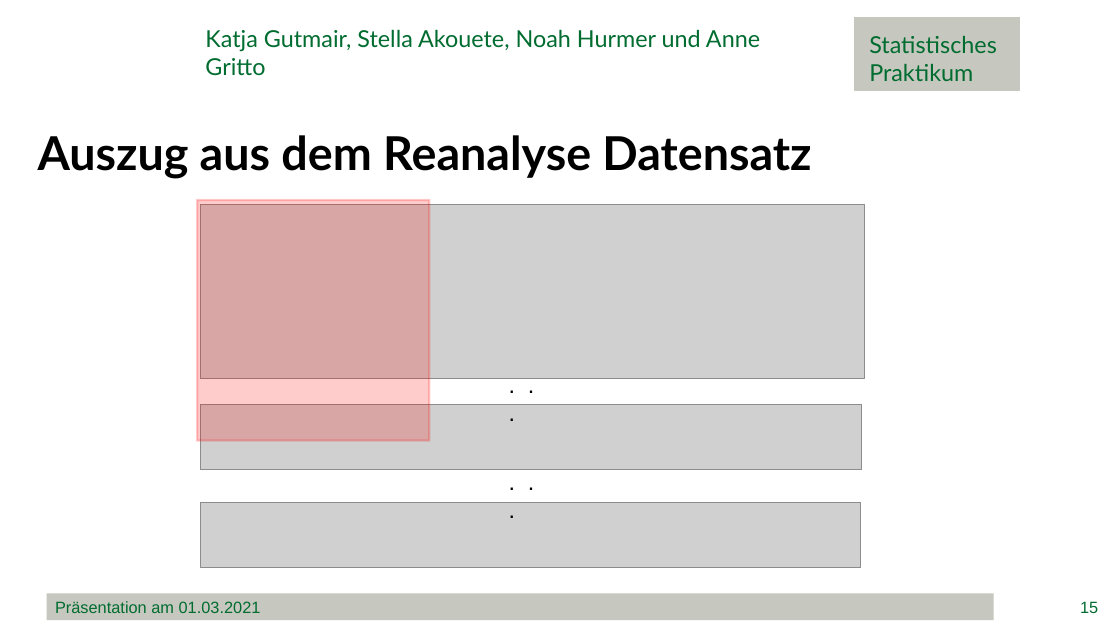
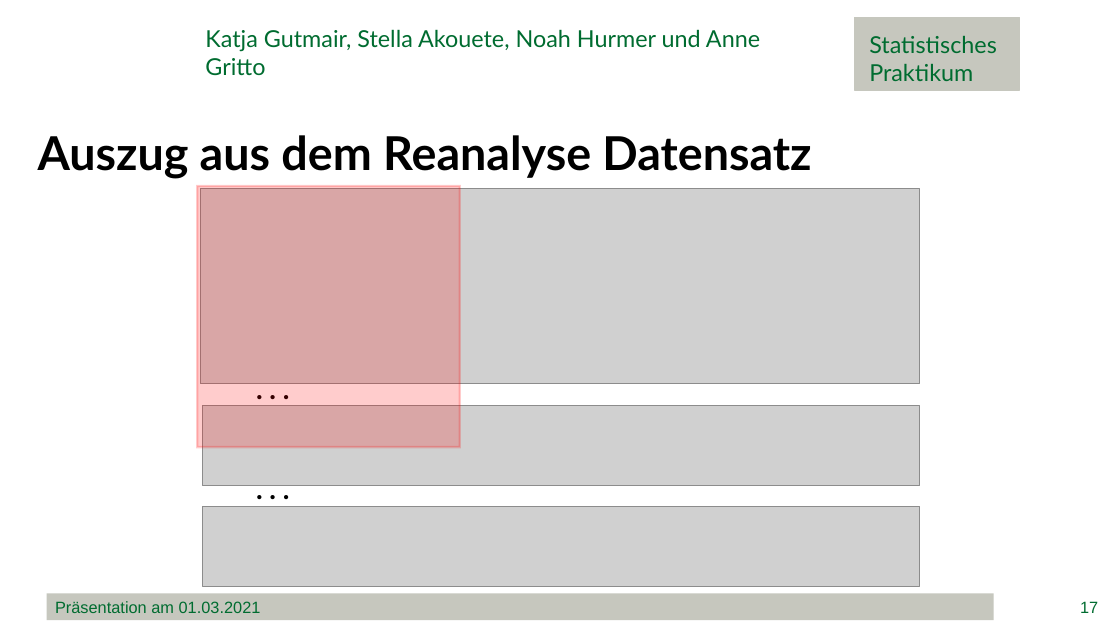
Before and after one commit to minimops/weatherFrog, a slide deck: slide 17 of documentation/ppt/Präsentation.pptx (slide 15 before the commit). Drawn at 1120x630 pixels with LibreOffice and Linux fonts; fonts in the diff are those of the drawing; grey boxes stand for pictures; background and template pictures are left out. Boxes give left, top, right and bottom in pixels: in the first picture for what was removed or moved away, otherwise in the second. Text is boxed around its words. In the diff, an @@ line names an element or a change of style, - is before the commit and + after.

```diff
--- a/documentation/ppt/Präsentation.pptx
+++ b/documentation/ppt/Präsentation.pptx
@@ rectangle: place and size @@
-rectangle at (197,200,429,440)
+rectangle at (197,186,460,447)
@@ picture: place and size @@
-picture at (201,204,865,378)
+picture at (200,189,920,384)
@@ text ". . .": place and size @@
-text ". . ." at (501,366,556,403)
+text ". . ." at (248,367,300,409)
@@ text ". . ." at (248,367,300,409): size 20 to 24 pt, font Arial to Lato, bold on @@
@@ picture: place and size @@
-picture at (201,404,862,470)
+picture at (202,406,920,486)
@@ text ". . ." at (248,468,300,510): size 20 to 24 pt, font Arial to Lato, bold on @@
@@ text ". . .": place and size @@
-text ". . ." at (501,463,556,500)
+text ". . ." at (248,468,300,510)
@@ picture: place and size @@
-picture at (201,502,861,568)
+picture at (202,507,920,586)
@@ page number at (1080,601,1098,613): text changed @@
-15
+17
```
Also in this commit, not shown: 23 other slides changed, 4 slides added, 9 other files.
